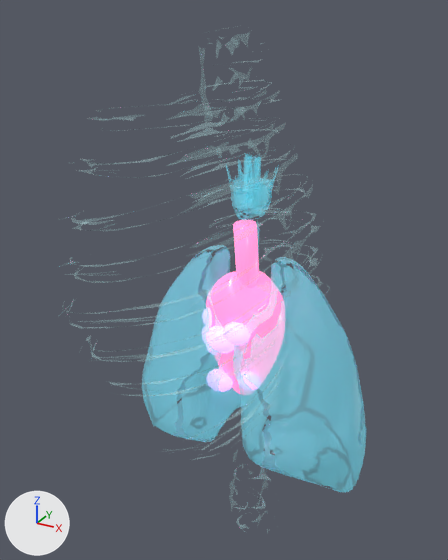
The glTF model app/public/assets/models/custom/heart-anatomical-responding-1.glb as it was, and as the next commit left it.
Both versions are drawn from a 50 mm camera at (0.872, -1.797, 2.005) aimed at (-0.13, 0.025, 1.094). The axes (+X, +Y, +Z) are drawn at lower left. The lights are the same throughout. The first picture is the older version. Where no turn or scale is listed for an object, it has been applied to the vertices. Vertices at exactly the same position are counted once.

The first picture shows 'AmyloidAnat_2', 'AmyloidAnat_5', 'AmyloidAnat_6', 'AmyloidAnat_7', 'AmyloidAnat_8', 'AortaAnat', 'Heart', 'Lungs', 'Ribcage'.
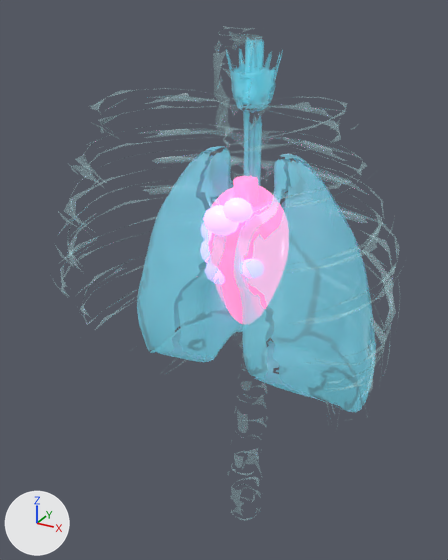
Boxes [x1, y1, x2, y2] around the edits, measured in the pictures (448 x 560 px):
'Lungs', moved
    before: [142, 153, 366, 493]
    after: [137, 37, 376, 412]
'Ribcage', moved, turned
    before: [58, 27, 330, 534]
    after: [52, 26, 407, 521]
'Heart', moved
    before: [206, 271, 283, 394]
    after: [209, 186, 284, 324]
'AmyloidAnat_5', moved
    before: [206, 326, 235, 354]
    after: [203, 205, 239, 236]
'AmyloidAnat_8', moved
    before: [223, 322, 251, 345]
    after: [223, 198, 253, 223]
'AmyloidAnat_7', moved
    before: [215, 370, 233, 392]
    after: [213, 269, 225, 284]
'AmyloidAnat_6', moved
    before: [243, 372, 258, 390]
    after: [242, 259, 252, 278]
'AmyloidAnat_2', moved (mostly hidden)
    before: [208, 308, 212, 328]
    after: [208, 230, 212, 241]
'AmyloidAnat_0', moved (not visible before)
    after: [205, 247, 211, 263]

What changed in the scene script:
```text
Change me_pcube1_skellybone_0_004:
    remove me_pcube1_skellybone_0_004.from_pydata(...)  # 3306 vertices, 2649 faces; spans x -0.5..0.24, y -0.59..0.62, z 0.01..1.95
    add me_pcube1_skellybone_0_004.from_pydata(...)  # 3306 vertices, 2649 faces; spans x -0.53..0.68, y -0.47..0.27, z -0.97..0.97
    me_pcube1_skellybone_0_004 part 1: the whole mesh is turned 90 degrees about the z axis through its middle, then moved by (0.2, -0.11, -0.98)
Change me_object_0_010:
    remove me_object_0_010.from_pydata(...)  # 3386 vertices, 3922 faces; spans x -0.471..0.447, y -0.251..0.246, z 0.379..1.574
    add me_object_0_010.from_pydata(...)  # 3386 vertices, 3922 faces; spans x -0.459..0.459, y -0.248..0.248, z -0.248..0.948
    me_object_0_010 part 2: the whole mesh is moved by (0.012, 0.003, -0.627)
Change me_sphere_141:
    remove me_sphere_141.from_pydata(...)  # 3682 vertices, 7360 faces; spans x -0.168..0.128, y -0.142..0.102, z 0.662..1.168
    add me_sphere_141.from_pydata(...)  # 3682 vertices, 7360 faces; spans x -0.148..0.148, y -0.122..0.122, z 0.047..0.553
    me_sphere_141 part 3: the whole mesh is moved by (0.02, 0.02, -0.615)
Change me_sphere_144:
    remove me_sphere_144.from_pydata(...)  # 52 vertices, 100 faces; spans x -0.147..-0.0594, y -0.1243..-0.0782, z 0.9544..1.0465
    add me_sphere_144.from_pydata(...)  # 52 vertices, 100 faces; spans x -0.0438..0.0438, y -0.023..0.023, z 0.2779..0.3701
    me_sphere_144 part 4: the whole mesh is moved by (0.1032, 0.1013, -0.6764)
Change me_icosphere_179:
    remove me_icosphere_179.from_pydata(...)  # 42 vertices, 80 faces; spans x -0.0599..0.0599, y -0.0441..0.0441, z -0.0504..0.0504
    add me_icosphere_179.from_pydata(...)  # 42 vertices, 80 faces; spans x -0.0599..0.0599, y -0.0441..0.0441, z 0.3816..0.4824
    me_icosphere_179 part 5: the whole mesh is moved by (0.0, 0.0, 0.432)
Change me_icosphere_180:
    remove me_icosphere_180.from_pydata(...)  # 42 vertices, 80 faces; spans x -0.0428..0.0428, y -0.0315..0.0315, z -0.036..0.036
    add me_icosphere_180.from_pydata(...)  # 42 vertices, 80 faces; spans x -0.0428..0.0428, y -0.0315..0.0315, z 0.396..0.468
    me_icosphere_180 part 6: the whole mesh is moved by (0.0, 0.0, 0.432)
Change me_icosphere_181:
    remove me_icosphere_181.from_pydata(...)  # 42 vertices, 80 faces; spans x -0.0514..0.0514, y -0.0378..0.0378, z -0.0432..0.0432
    add me_icosphere_181.from_pydata(...)  # 42 vertices, 80 faces; spans x -0.0514..0.0514, y -0.0378..0.0378, z 0.3888..0.4752
    me_icosphere_181 part 7: the whole mesh is moved by (0.0, 0.0, 0.432)
Change me_icosphere_182:
    remove me_icosphere_182.from_pydata(...)  # 42 vertices, 80 faces; spans x -0.0479..0.0479, y -0.0353..0.0353, z -0.0403..0.0403
    add me_icosphere_182.from_pydata(...)  # 42 vertices, 80 faces; spans x -0.0479..0.0479, y -0.0353..0.0353, z 0.3917..0.4723
    me_icosphere_182 part 8: the whole mesh is moved by (0.0, 0.0, 0.432)
Change ob_ribcage:
    ob_ribcage.location: (0.0, 0.0, 0.0) -> (-0.127, 0.012, 0.983)
Change ob_lungs:
    ob_lungs.location: (0.0, 0.0, 0.0) -> (-0.012, -0.003, 0.977)
Change ob_heart:
    ob_heart.location: (0.0, 0.0, 0.0) -> (-0.02, -0.02, 0.915)
Change ob_amyloidanat_0:
    ob_amyloidanat_0.location: (0.0, 0.0, 0.0) -> (-0.104, -0.094, 0.924)
Change ob_amyloidanat_2:
    ob_amyloidanat_2.location: (0.0, 0.0, 0.0) -> (-0.103, -0.101, 1.0)
```
